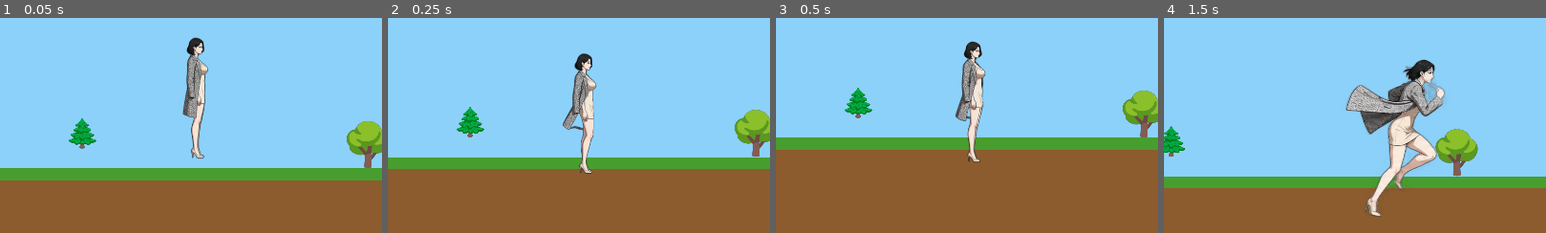
Above: before the commit, frames 1-4 (left to right).
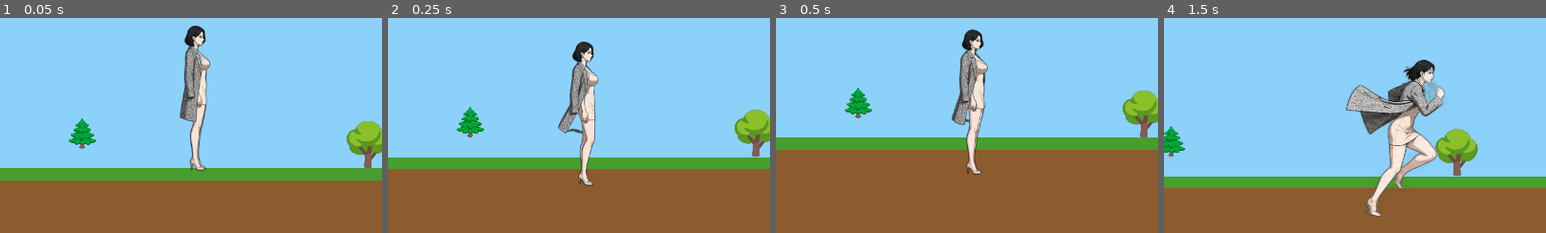
Above: after the commit, the same moments.

Repository: sean-park-funda/runner-game
Game: Godot game, scene res://scenes/Main.tscn
The game is run twice, just before and just after one commit, with the same random seed, the same clock (stepped at 60 frames per second) and the same inputs.
Inputs:
- Up to frame 1 (0.05 s): no input
- Up to frame 2 (0.25 s): no input
- Up to frame 3 (0.5 s): no input
- Up to frame 4 (1.5 s): tap Enter (ui_accept) at 0.5, 0.77 s; hold Right (ui_right) from 0.53 s (still down)
The pictures show only the part of the screen within x 18-68%, y 29-79%; the shares and areas given below are measured in that part.

The runs differ from the first frame. In frame 1, 2.3% of the frame differs, in the area x 47-55%, y 3-72%; in frame 2, 2.6%, in the area x 44-56%, y 10-79%; in frame 3, 2.5%; in frame 4, nothing differs.

Commit message:
Scale idle 1.2x to match run character size

Diff:
--- a/scripts/main.gd
+++ b/scripts/main.gd
@@ -168,7 +168,7 @@
 	# run 기준 스케일로 통일 (run 프레임 높이 기준, idle도 동일 배율 적용)
 	var target_height := 600.0
 	scale_run  = Vector2(target_height / run_fh, target_height / run_fh)
-	scale_idle = scale_run  # 같은 배율 → 프레임 내 캐릭터 크기가 자연스럽게 맞춰짐
+	scale_idle = scale_run * 1.2
 	anim_sprite.scale = scale_idle
 	anim_sprite.play("idle")
 
